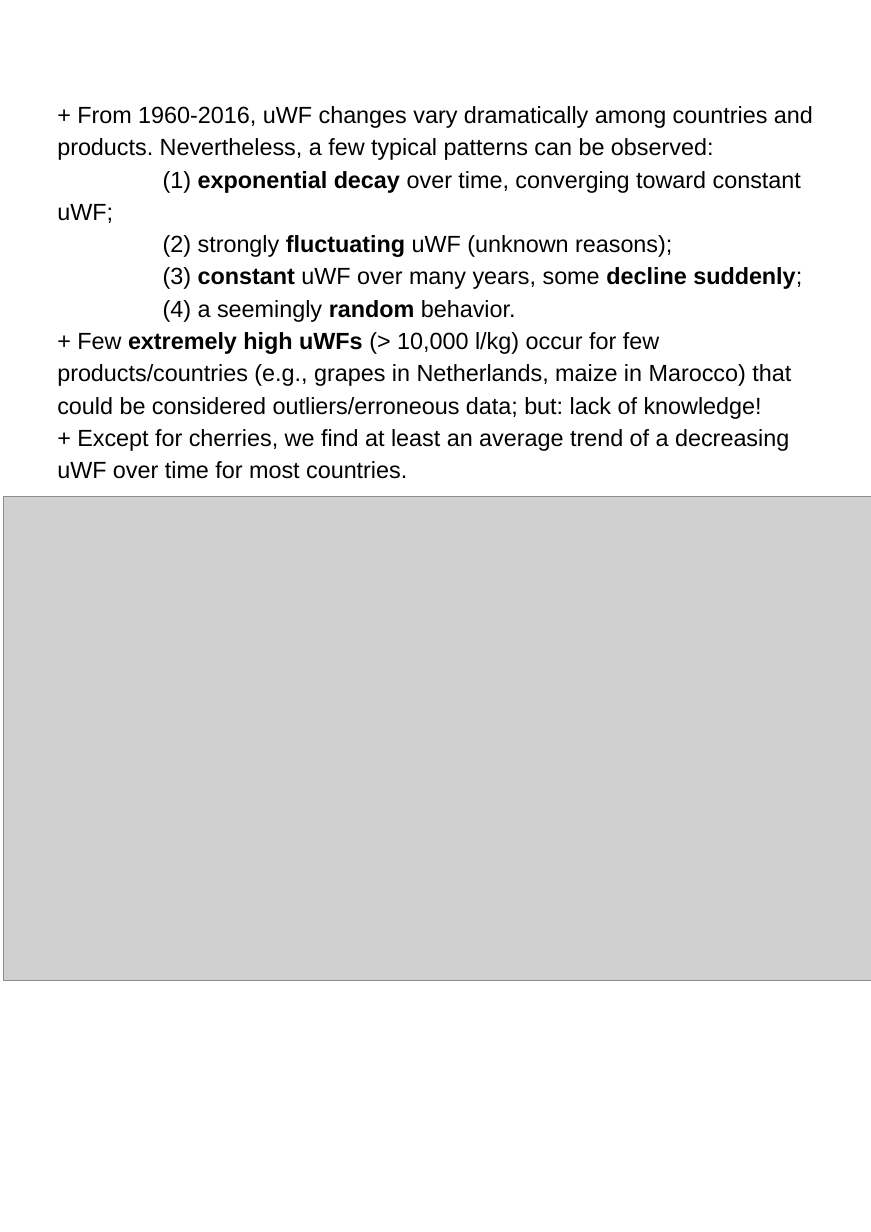
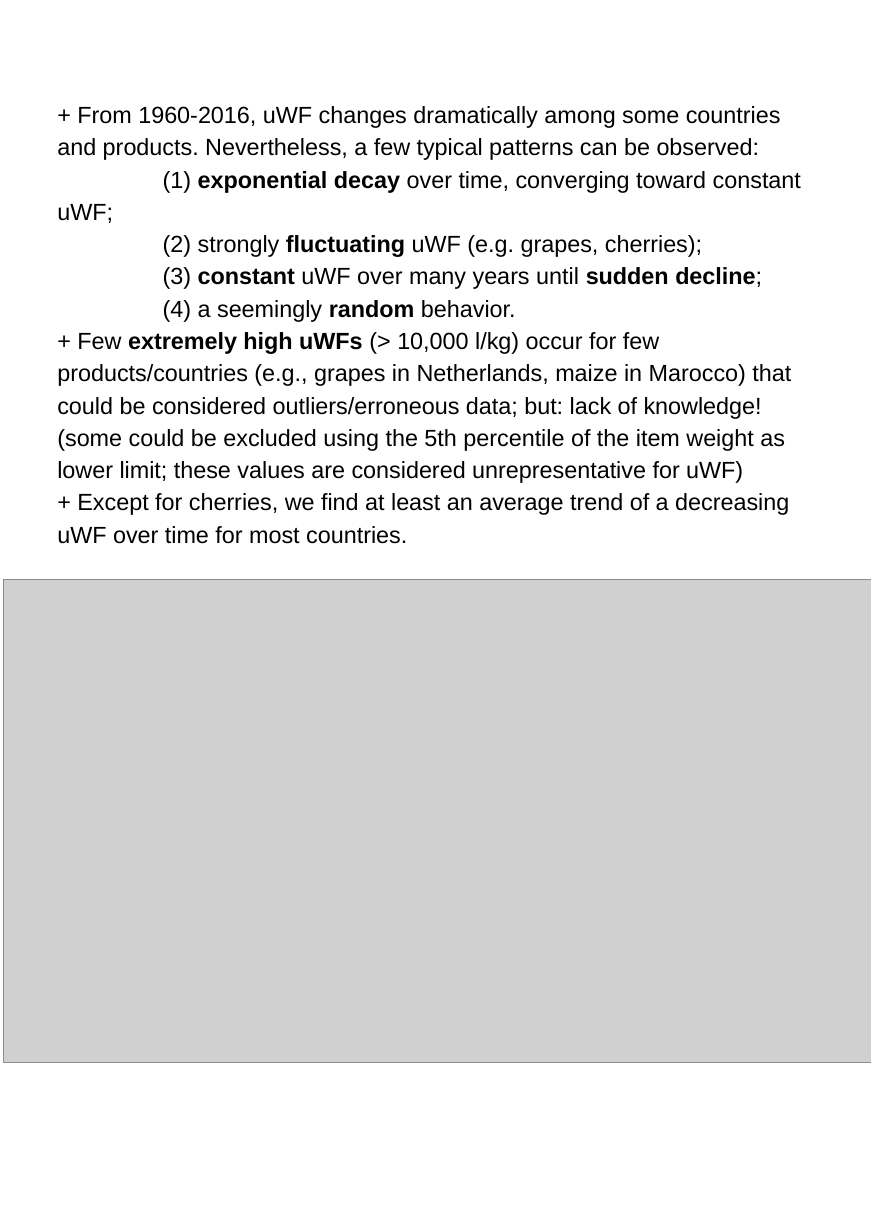
Before and after one commit to jburdano/uWF101, a slide deck: slide 2 of results_task4and9.pptx. Drawn at 871x1232 pixels with LibreOffice and Linux fonts; fonts in the diff are those of the drawing; grey boxes stand for pictures. Boxes give left, top, right and bottom in pixels: in the first picture for what was removed or moved away, otherwise in the second. Text is boxed around its words. In the diff, an @@ line names an element or a change of style, - is before the commit and + after.

```diff
--- a/results_task4and9.pptx
+++ b/results_task4and9.pptx
@@ text at <box>57,106,801,483</box>: text changed @@
-+ From 1960-2016, uWF changes vary dramatically among countries and products. Nevertheless, a few typical patterns can be observed:
-(1) exponential decay over time, converging toward constant uWF;
-(2) strongly fluctuating uWF (unknown reasons);
-(3) constant uWF over many years, some decline suddenly;
-(4) a seemingly random behavior.
-+ Few extremely high uWFs (> 10,000 l/kg) occur for few products/countries (e.g., grapes in Netherlands, maize in Marocco) that could be considered outliers/erroneous data; but: lack of knowledge!
++ From 1960-2016, uWF changes dramatically among some countries and products. Nevertheless, a few typical patterns can be observed:
+(1) exponential decay over time, converging toward constant uWF;
+(2) strongly fluctuating uWF (e.g. grapes, cherries);
+(3) constant uWF over many years until sudden decline;
+(4) a seemingly random behavior.
++ Few extremely high uWFs (> 10,000 l/kg) occur for few products/countries (e.g., grapes in Netherlands, maize in Marocco) that could be considered outliers/erroneous data; but: lack of knowledge! (some could be excluded using the 5th percentile of the item weight as lower limit; these values are considered unrepresentative for uWF)
@@ picture: place and size @@
-picture at <box>3,497,871,981</box>
+picture at <box>3,579,871,1063</box>
```
Also in this commit, not shown: 2 other slides changed, 2 slides added, 2 slides removed.
